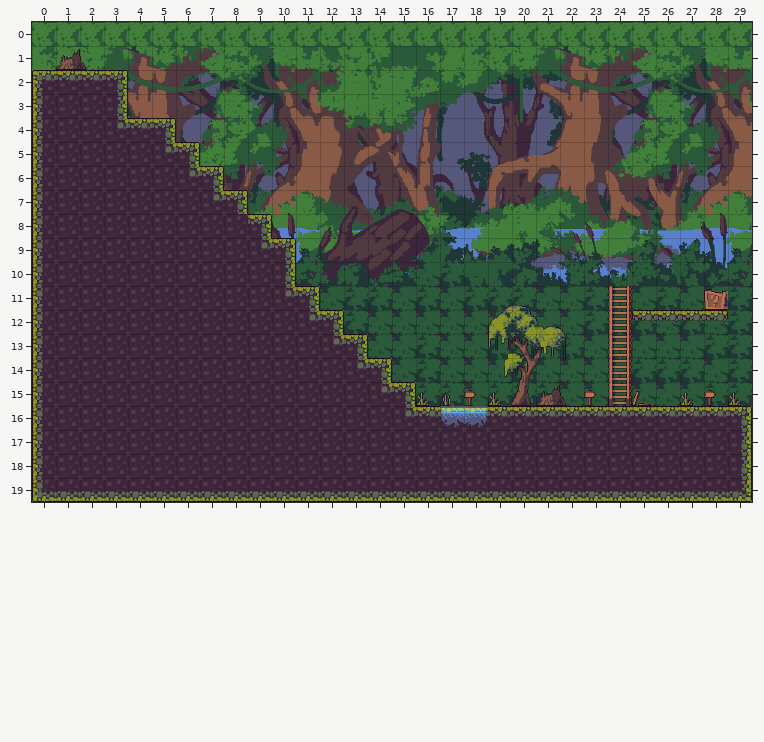
Two states of a Tiled map (JSON), Wizard_Chronicles/levels/prueba2.tmj. This is how it looked before the edit.
Cells are 32x32 px. Shown: x 0..29, y 0..19.
New version:
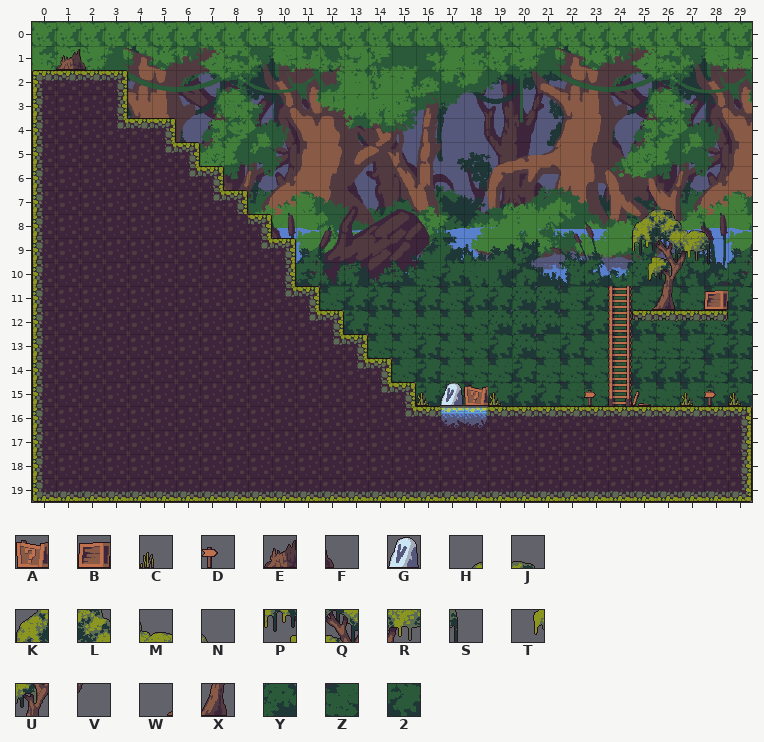
Key: from "TIleSet": A 10, B 13, C 56, D 90, E 147, F 148, G 184, H 204, J 205, K 224, L 225, M 226, N 227, P 244, Q 245, R 246, S 247, T 264, U 265, V 266, W 284, X 285, Y 527, Z 536, 2 537.
_ is an empty cell.
Changes in this commit:
{"where": "layer \"BackGround\""}
{"y":11,"x":20,"old":"2Z","new":"YY"}
{"y":12,"x":19,"old":"Z2Z","new":"YYY"}
{"y":13,"x":20,"old":"2","new":"Y"}
{"where": "layer \"ForeGround\""}
{"y":7,"x":25,"old":"__","new":"HJ"}
{"y":8,"x":25,"old":"____","new":"KLMN"}
{"y":9,"x":25,"old":"____","new":"PQRS"}
{"y":10,"x":25,"old":"___","new":"TUV"}
{"y":11,"x":19,"old":"HJ","new":"__"}
{"y":11,"x":25,"old":"__","new":"WX"}
{"y":11,"x":28,"old":"A","new":"B"}
{"y":12,"x":19,"old":"KLMN","new":"____"}
{"y":13,"x":19,"old":"PQRS","new":"____"}
{"y":14,"x":19,"old":"TUV","new":"___"}
{"y":15,"x":17,"old":"CD","new":"GA"}
{"y":15,"x":20,"old":"XEF","new":"___"}
{"label":"changed","picture_box":[632,209,728,310]}
{"label":"changed","picture_box":[440,286,566,406]}
